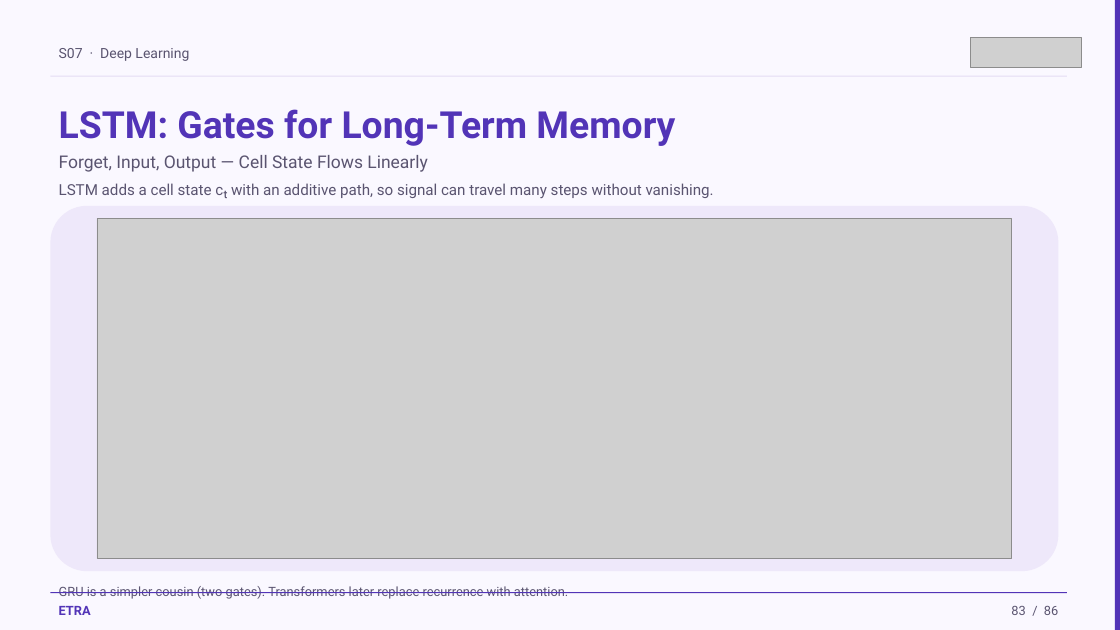
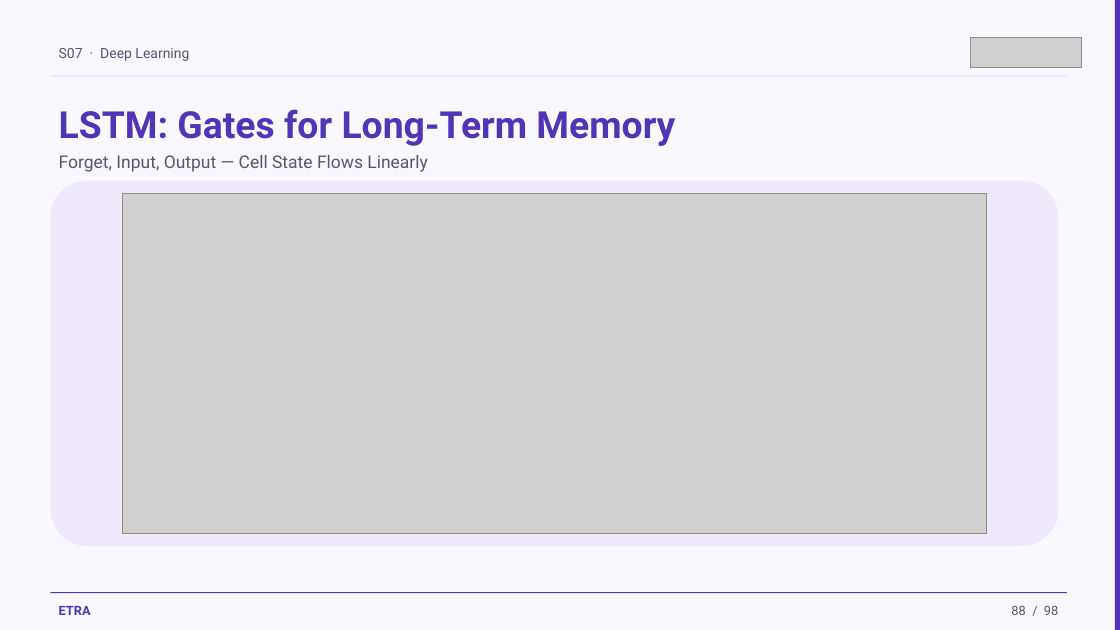
Before and after one commit to iksasa15/AI-ML, a slide deck: slide 88 of web-presentation/pdf-exports/Week2-Session1-Deep-Learning.pptx (slide 83 before the commit). Drawn at 1120x630 pixels with LibreOffice and Linux fonts; fonts in the diff are those of the drawing; grey boxes stand for pictures. Boxes give left, top, right and bottom in pixels: in the first picture for what was removed or moved away, otherwise in the second. Text is boxed around its words. In the diff, an @@ line names an element or a change of style, - is before the commit and + after.

```diff
--- a/web-presentation/pdf-exports/Week2-Session1-Deep-Learning.pptx
+++ b/web-presentation/pdf-exports/Week2-Session1-Deep-Learning.pptx
@@ rounded rectangle: place and size @@
-rounded rectangle at [50,206,1059,571]
+rounded rectangle at [50,181,1059,546]
@@ text removed at [59,183,714,198] @@
-LSTM adds a cell state cₜ with an additive path, so signal can travel many steps without vanishing.
@@ picture: place and size @@
-picture at [97,218,1012,559]
+picture at [122,193,986,534]
@@ text removed at [59,586,568,599] @@
-GRU is a simpler cousin (two gates). Transformers later replace recurrence with attention.
```
Also in this commit, not shown: 81 other slides changed, 15 slides added, 3 slides removed, 5 other files.
